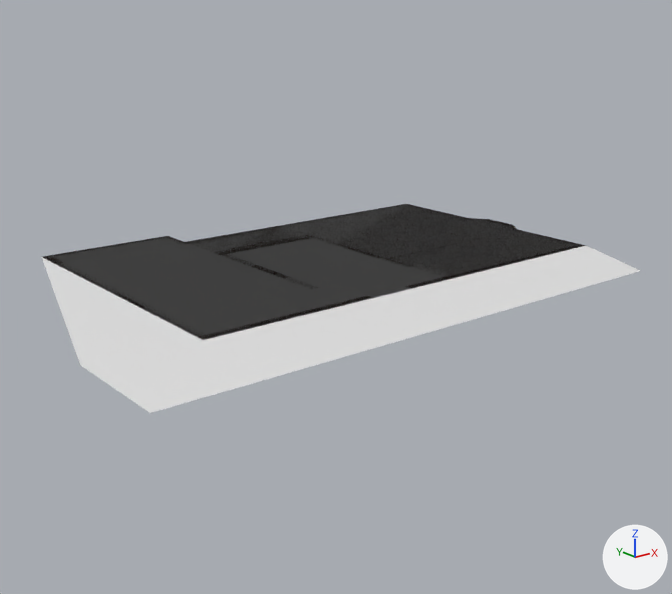
An edit to the FBX model Assets/Resources/Meshes/house0.FBX, drawn before and after from the same camera.
The view is the same before and after, from a camera (50 mm lens) standing at (-32.8, -38.0, 13.7) and looking at (-2.2, 0.1, -1.6). Every picture has the same lights, and +X, +Y and +Z are marked at lower right. Where no turn or scale is listed for an object, it has been applied to the vertices. Vertices at the same position are counted once.

The scene before the commit, as lines of its bpy script (objects in view):
```python
ob_house0_hall_ambient = bpy.data.objects.new('house0_hall_ambient', me_mesh_006)
ob_house0_hall_ambient.location = (0.0, 0.0, 0.0)
ob_house0_hall_floor = bpy.data.objects.new('house0_hall_floor', me_mesh_003)
ob_house0_hall_floor.location = (0.0, 0.0, 0.0)
ob_house0_kitchen_ambient = bpy.data.objects.new('house0_kitchen_ambient', me_mesh_005)
ob_house0_kitchen_ambient.location = (0.0, 0.0, 0.0)
ob_house0_lounge_ambient = bpy.data.objects.new('house0_lounge_ambient', me_mesh_004)
ob_house0_lounge_ambient.location = (0.0, 0.0, 0.0)
ob_house0_lounge_floor = bpy.data.objects.new('house0_lounge_floor', me_mesh_001)
ob_house0_lounge_floor.location = (0.0, 0.0, 0.0)
ob_house0_walls = bpy.data.objects.new('house0_walls', me_mesh)
ob_house0_walls.location = (0.0, 0.0, 0.0)
ob_house0_weather_mask = bpy.data.objects.new('house0_weather_mask', me_mesh_007)
ob_house0_weather_mask.location = (0.0, 0.0, 0.0)
ob_house_shadow = bpy.data.objects.new('house_shadow', me_mesh_008)
ob_house_shadow.location = (0.0, 0.0, 0.0)
ob_nav_mesh = bpy.data.objects.new('nav_mesh', me_mesh_009)
ob_nav_mesh.location = (0.0, 0.0, 0.0)
# also in view: 'house0_kitchen_floor' at (-9.4, 3.8, 0.0)
```
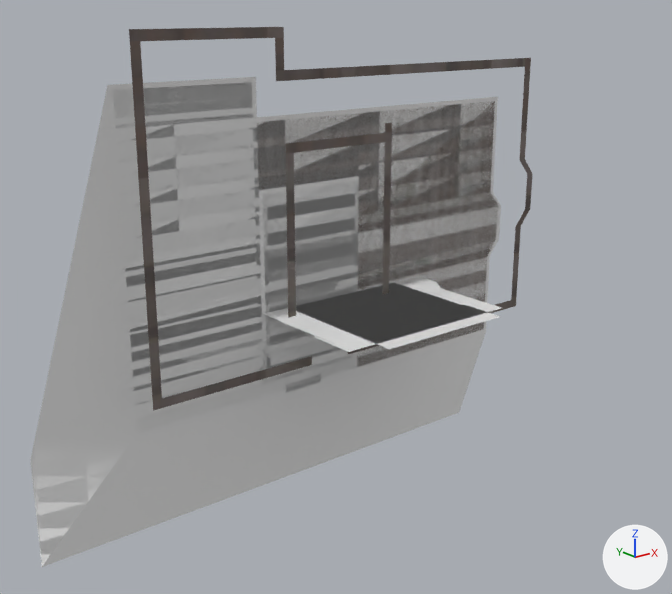
What differs and where, as boxes (x1, y1, x2, y2) in the pictures (672 x 594 px):
'house_shadow', mesh turned
    before: (42, 246, 641, 413)
    after: (30, 85, 486, 567)
'house0_weather_mask', mesh turned
    before: (43, 204, 585, 339)
    after: (108, 77, 501, 439)
'house0_walls', mesh turned
    before: (43, 204, 586, 340)
    after: (129, 27, 532, 411)
'house0_lounge_floor', mesh turned
    before: (188, 205, 579, 278)
    after: (257, 101, 498, 367)
'house0_kitchen_floor', mesh turned
    before: (49, 237, 345, 337)
    after: (113, 82, 267, 433)
'house0_lounge_ambient', mesh moved
    before: (189, 205, 575, 277)
    after: (264, 277, 501, 352)
'nav_mesh', deleted
    before: (59, 207, 564, 332)
'house0_hall_floor', reshaped (55% narrower, 244% taller)
    before: (229, 238, 442, 299)
    after: (263, 181, 359, 393)
'house0_kitchen_ambient', mesh moved
    before: (52, 238, 346, 335)
    after: (297, 283, 500, 349)
'house0_hall_ambient', mesh turned
    before: (232, 238, 440, 300)
    after: (267, 181, 357, 393)

The change in detail:
me_mesh_007 has 15 vertices, 12 faces and spans x -13.7..13.5, y -5.1..12.7, z 0.0.
me_mesh_007 is used by ob_house0_weather_mask; location (0.0, 0.0, 0.0).
me_mesh_007 part 7: the whole mesh is turned 90 degrees about the x axis through its middle, then moved by (0.0, -1.3, 1.3).
me_mesh_004 has 23 vertices, 18 faces and spans x -5.6..13.2, y -4.7..10.3, z 0.0.
me_mesh_004 is used by ob_house0_lounge_ambient; location (0.0, 0.0, 0.0).
me_mesh_004 part 4: the whole mesh is moved by (-6.9, -0.3, -2.5).
me_mesh_006 has 16 vertices, 10 faces and spans x -5.33..1.27, y -5.08..6.6, z 0.0.
me_mesh_006 is used by ob_house0_hall_ambient; location (0.0, 0.0, 0.0).
me_mesh_006 part 3: the whole mesh is turned 90 degrees about the x axis through its middle, then moved by (0.0, 1.72, -1.72).
me_mesh_008 has 7 vertices, 5 faces and spans x -19.0..12.7, y -10.4..12.7, z 0.0.
me_mesh_008 is used by ob_house_shadow; location (0.0, 0.0, 0.0).
me_mesh_008 part 5: the whole mesh is turned 90 degrees about the x axis through its middle, then moved by (0.0, 1.3, -1.3).
me_mesh_001 has 15 vertices, 12 faces and spans x -5.6..13.3, y -4.8..10.4, z 0.0.
me_mesh_001 is used by ob_house0_lounge_floor; location (0.0, 0.0, 0.0).
me_mesh_001 part 1: the whole mesh is turned 90 degrees about the x axis through its middle, then moved by (0.0, -0.3, 0.3).
me_mesh_002 has 11 vertices, 6 faces and spans x -13.5..-5.3, y -4.8..12.4, z 0.0.
me_mesh_002 is used by ob_house0_kitchen_floor; location (0.0, 0.0, 0.0).
me_mesh_002 part 9: the whole mesh is turned 90 degrees about the x axis through its middle, then moved by (0.0, -1.3, 1.3).
me_mesh_005 has 15 vertices, 13 faces and spans x -13.4..-5.3, y -4.7..12.4, z 0.0.
me_mesh_005 is used by ob_house0_kitchen_ambient; location (0.0, 0.0, 0.0).
me_mesh_005 part 8: the whole mesh is moved by (9.7, -1.3, -2.5).
me_mesh has 45 vertices, 32 faces and spans x -13.7..13.5, y -5.1..12.7, z 0.0.
me_mesh is used by ob_house0_walls; location (0.0, 0.0, 0.0).
me_mesh part 2: the whole mesh is turned 90 degrees about the x axis through the mesh origin.
me_mesh_003 has 4 vertices, 2 faces and spans x -5.33..1.27, y -4.83..6.6, z 0.0.
me_mesh_003 is used by ob_house0_hall_floor; location (0.0, 0.0, 0.0).
Part 6, on me_mesh_003:
Vertex 0 of me_mesh_003 moves from (-5.33, -4.83, 0.0) at pixel (350, 301) to (-5.33, 2.48, -7.31) at pixel (267, 394).
Vertex 1 of me_mesh_003 moves from (1.27, -4.83, 0.0) at pixel (447, 277) to (1.27, 2.48, -7.31) at pixel (357, 367).
Vertex 2 of me_mesh_003 moves from (-5.33, 6.6, 0.0) at pixel (223, 254) to (-5.33, 2.48, 4.12) at pixel (262, 194).
Vertex 3 of me_mesh_003 moves from (1.27, 6.6, 0.0) at pixel (315, 237) to (1.27, 2.48, 4.12) at pixel (358, 180).
Object 'nav_mesh' (ob_nav_mesh) is deleted.
